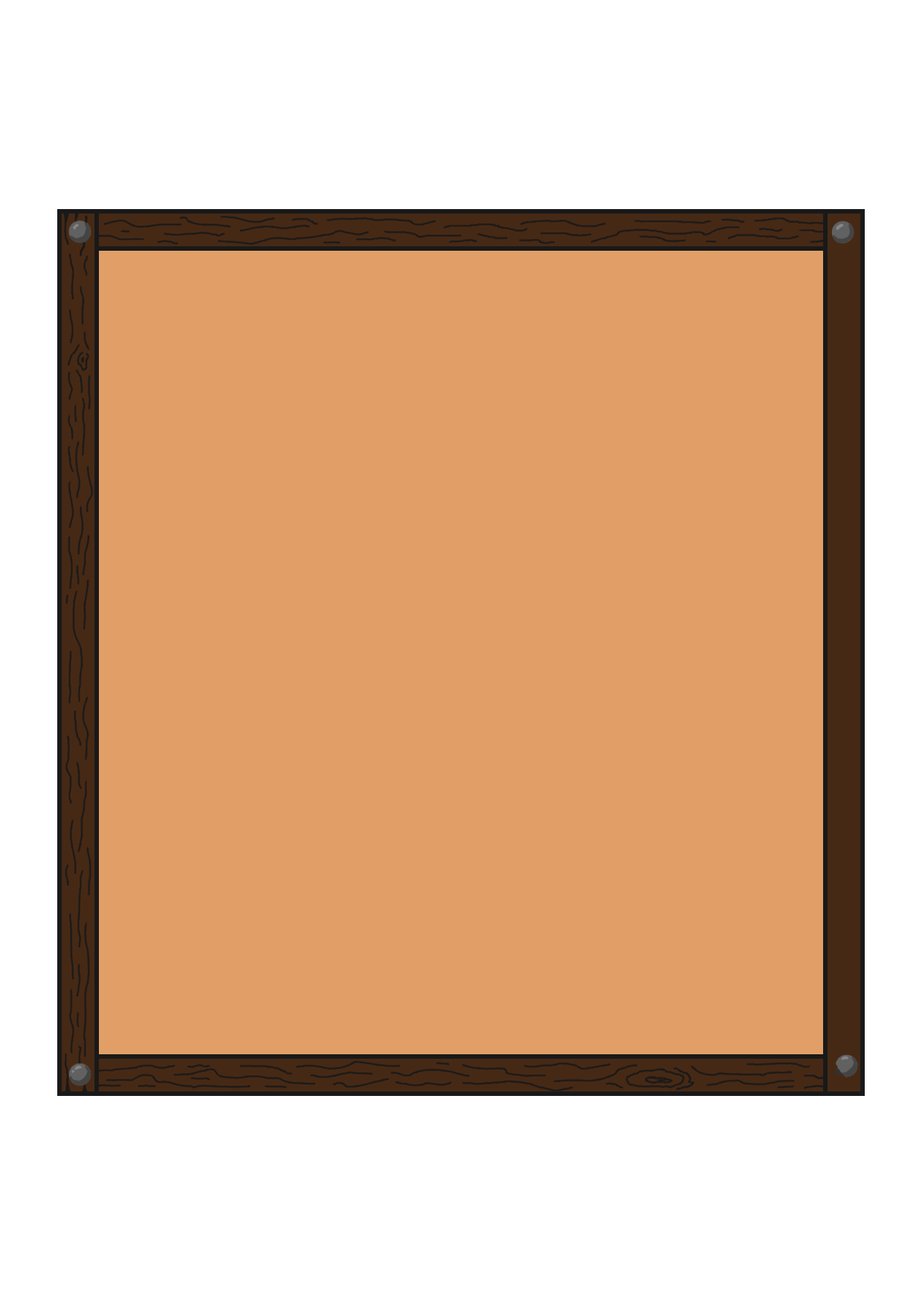
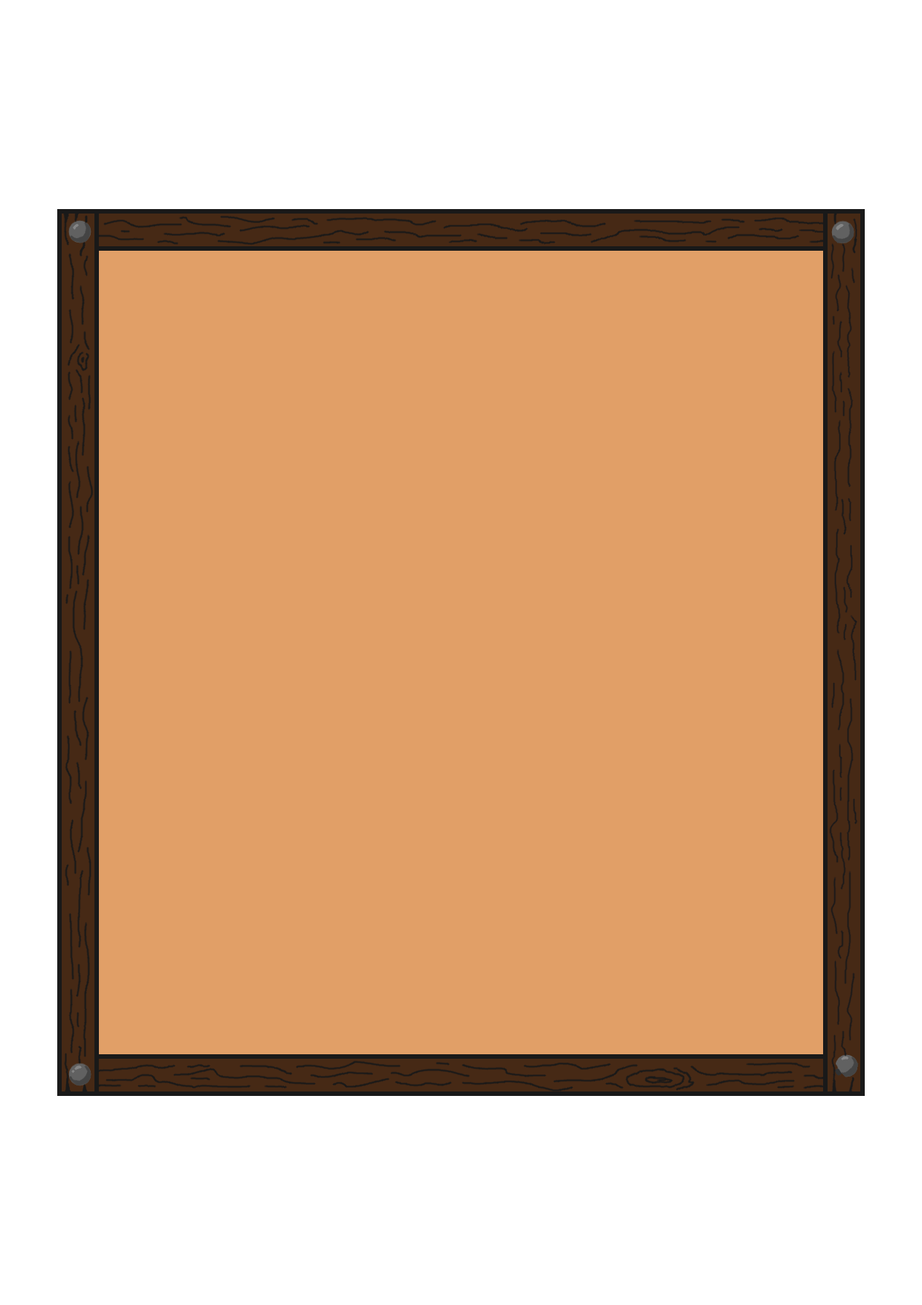
The second w=922, h=1305 image is a revision of the first. Changes to its layers:
painted on "Pasted Layer" over 829, 213, 859, 1092
